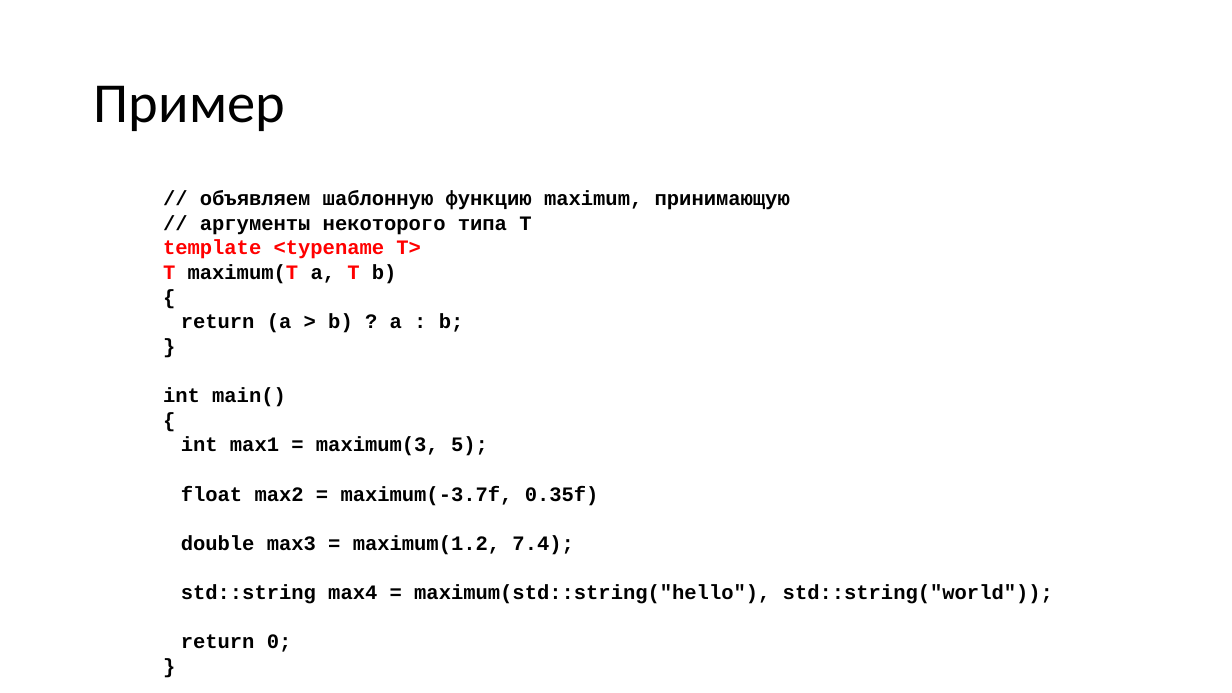
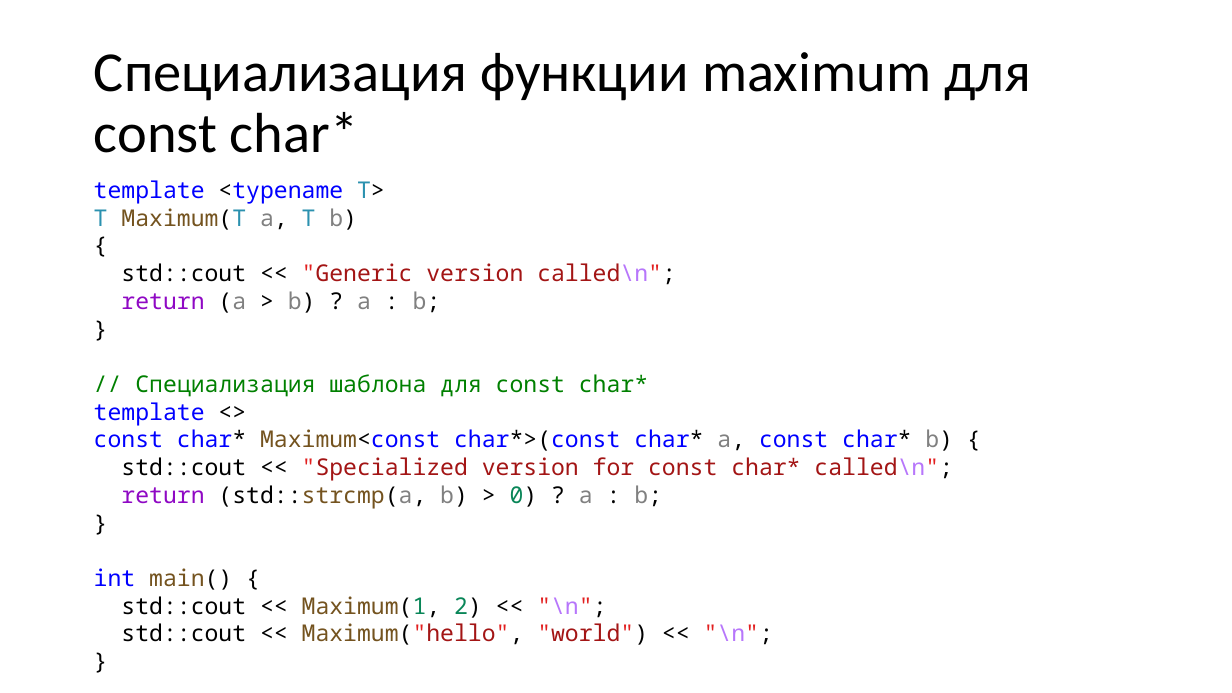
Before and after one commit to alexey-malov/oop, a slide deck: slide 33 of lectures/06/Обобщенное программирование, шаблоны.pptx (slide 11 before the commit). Drawn at 1232x693 pixels with LibreOffice and Linux fonts; fonts in the diff are those of the drawing. Boxes give left, top, right and bottom in pixels: in the first picture for what was removed or moved away, otherwise in the second. Text is boxed around its words. In the diff, an @@ line names an element or a change of style, - is before the commit and + after.

Commit message:
обновил примеры и лекции по теме Шаблоны

```diff
--- a/lectures/06/Обобщенное программирование, шаблоны.pptx
+++ b/lectures/06/Обобщенное программирование, шаблоны.pptx
@@ title at box(94, 52, 1031, 153): text changed @@
-Пример
+Специализация функции maximum для const char*
@@ text "template <typename T>": place and size @@
-text "template <typename T>" at box(163, 190, 1053, 652)
+text "template <typename T>" at box(94, 180, 953, 645)
@@ text at box(94, 180, 385, 230): text changed; size 16 to 18 pt; font Courier New to Noto Sans Mono; text colour #000000 to #0000FF; bold off @@
-// объявляем шаблонную функцию maximum, принимающую
-// аргументы некоторого типа T
-template <typename T>
-T maximum(T a, T b)
+template <typename T>
+T Maximum(T a, T b)
@@ text at box(121, 263, 676, 285): paragraph added @@
+std::cout << "Generic version called\n";
@@ text at box(121, 291, 441, 313): size 16 to 18 pt, font Courier New to Noto Sans Mono, bold off in "{", "return (a > b) ? a : ...", "}", "}"; text colour #000000 to #8F08C4 in "return"; text colour #000000 to #808080 in "(a b) a b;" @@
@@ text at box(94, 374, 953, 509): text changed; size 16 to 18 pt; font Courier New to Noto Sans Mono; text colour #000000 to #0000FF; bold off @@
-int main()
-{
-int max1 = maximum(3, 5);
-float max2 = maximum(-3.7f, 0.35f)
-double max3 = maximum(1.2, 7.4);
-std::string max4 = maximum(std::string("hello"), std::string("world"));
-return 0;
+// Специализация шаблона для const char*
+template <>
+const char* Maximum<const char*>(const char* a, const char* b) {
+std::cout << "Specialized version for const char* called\n";
+return (std::strcmp(a, b) > 0) ? a : b;
@@ text at box(94, 568, 773, 645): paragraphs added @@
+int main() {
+std::cout << Maximum(1, 2) << "\n";
+std::cout << Maximum("hello", "world") << "\n";
+}
```
Also in this commit, not shown: 17 other slides changed, 16 slides added, 3 slides removed, 21 other files.
